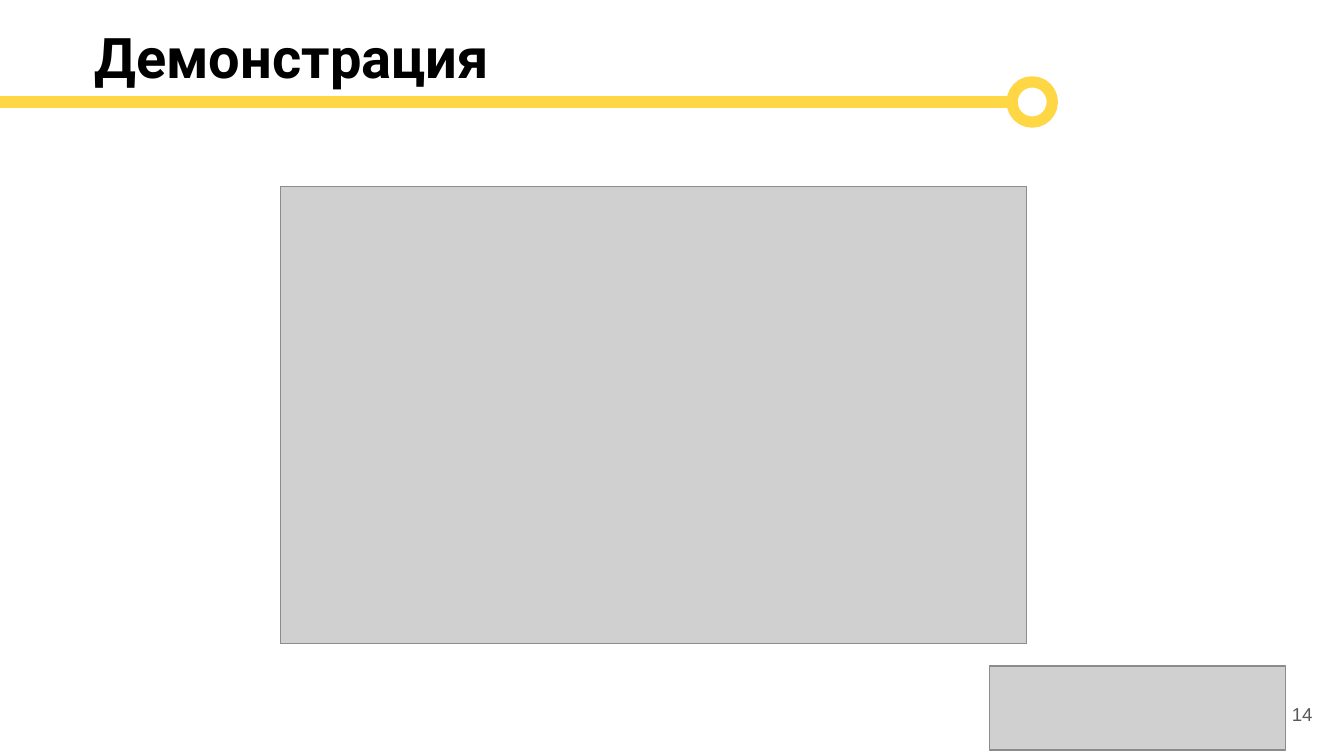
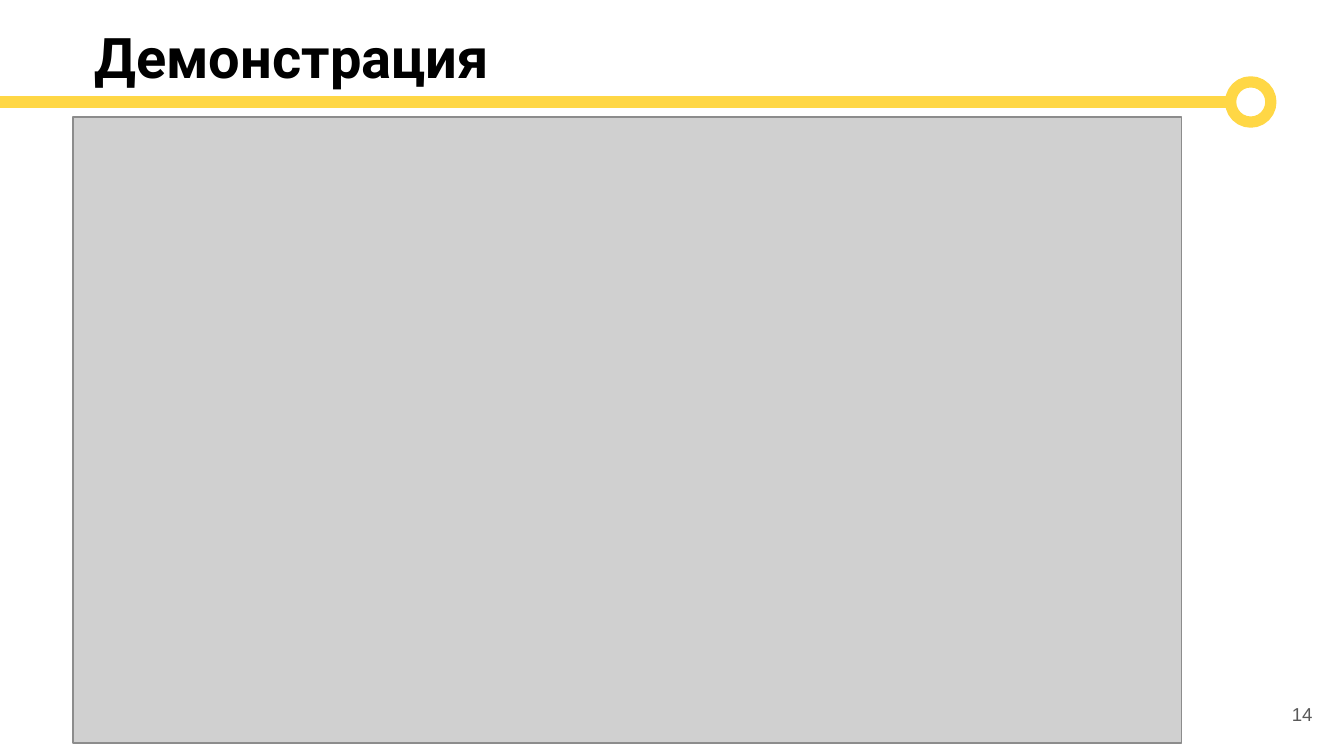
Before and after one commit to EmirkhanDzh/transaction-scanner, a slide deck: slide 14 of docs/Бакытбек_уулу_Презентация.pptx. Drawn at 1344x756 pixels with LibreOffice and Linux fonts; fonts in the diff are those of the drawing; grey boxes stand for pictures. Boxes give left, top, right and bottom in pixels: in the first picture for what was removed or moved away, otherwise in the second. Text is boxed around its words. In the diff, an @@ line names an element or a change of style, - is before the commit and + after.

```diff
--- a/docs/Бакытбек_уулу_Презентация.pptx
+++ b/docs/Бакытбек_уулу_Презентация.pptx
@@ ellipse: place and size @@
-ellipse at <box>1012,82,1052,122</box>
+ellipse at <box>1231,82,1271,122</box>
@@ line moved from (0, 102) - (1012, 102) to (0, 102) - (1231, 102) @@
@@ picture added at <box>73,117,1181,743</box> @@
@@ picture removed at <box>281,187,1027,644</box> @@
@@ picture removed at <box>989,667,1285,751</box> @@
```
Also in this commit, not shown: 1 slide added, 2 other files.
